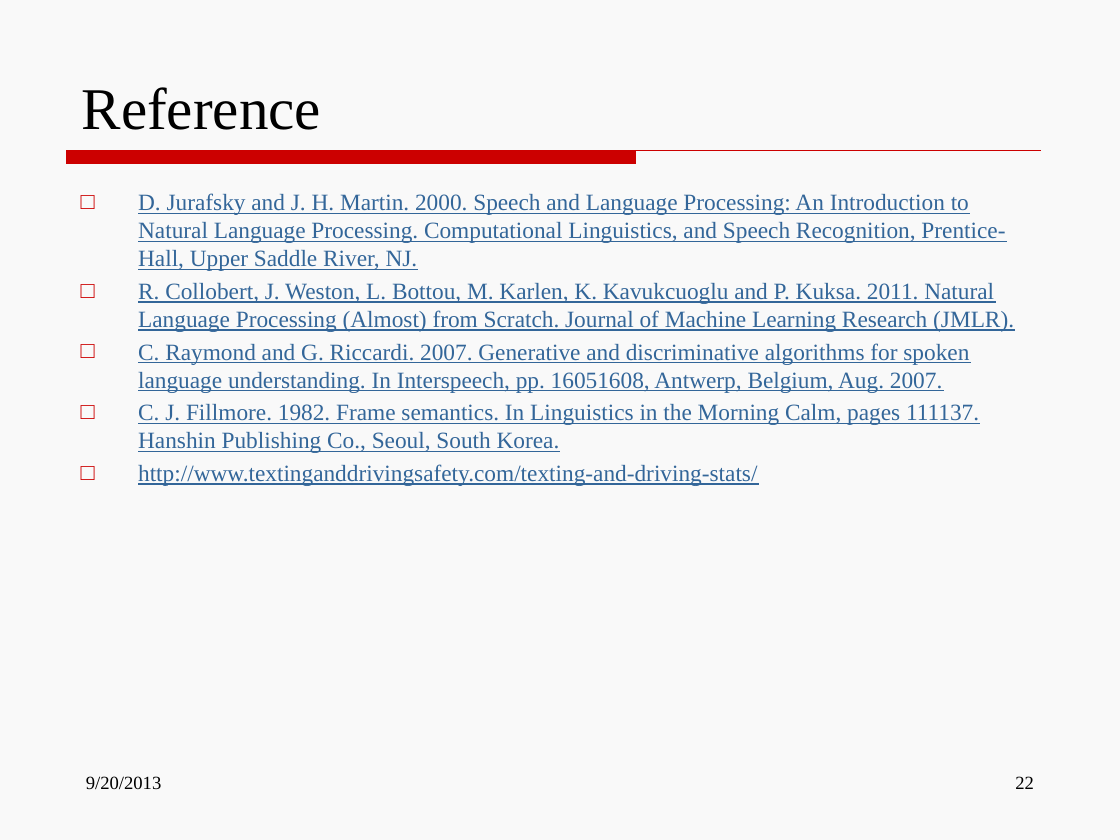
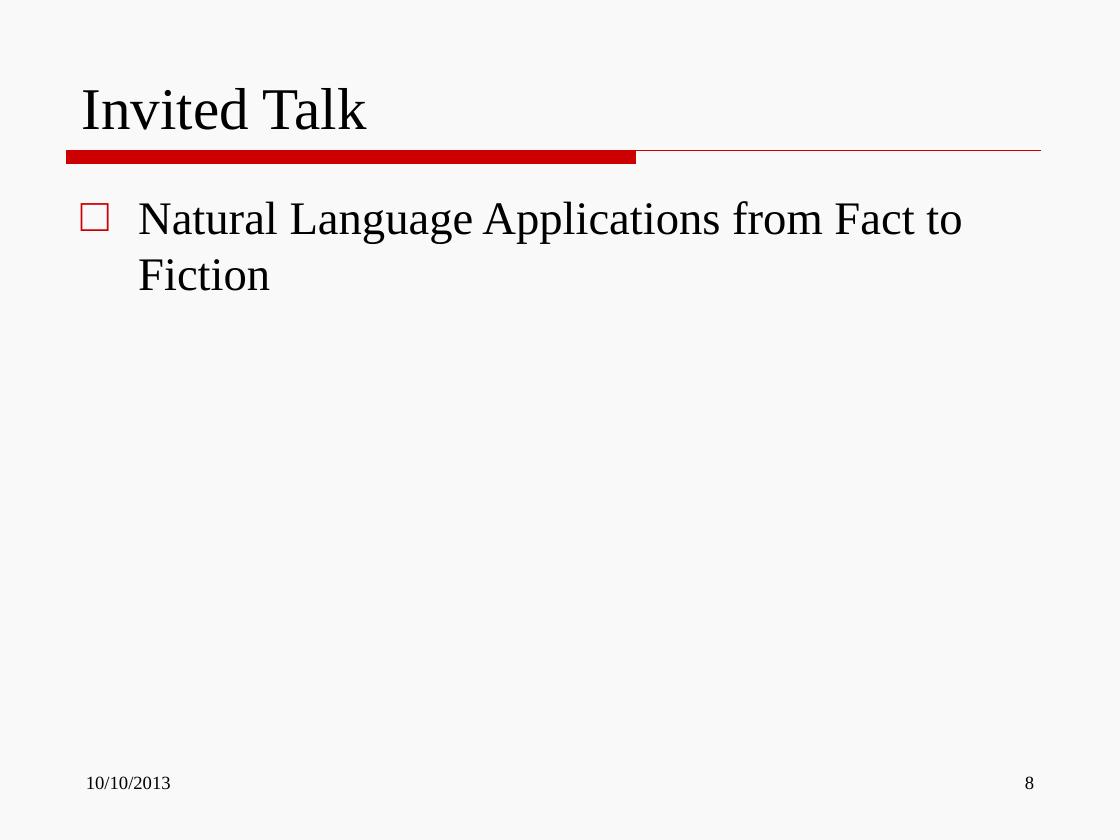
Before and after one commit to wencanluo/NLPFall2013, a slide deck: slide 8 of doc/10.04.2013 NAACL Report/NAACL 2013.pptx (slide 22 before the commit). Drawn at 1120x840 pixels with LibreOffice and Linux fonts; fonts in the diff are those of the drawing. Boxes give left, top, right and bottom in pixels: in the first picture for what was removed or moved away, otherwise in the second. Text is boxed around its words. In the diff, an @@ line names an element or a change of style, - is before the commit and + after.

```diff
--- a/doc/10.04.2013 NAACL Report/NAACL 2013.pptx
+++ b/doc/10.04.2013 NAACL Report/NAACL 2013.pptx
@@ title at box(82, 88, 367, 130): text changed @@
-Reference
+Invited Talk
@@ text at box(138, 201, 962, 291): text changed; size 15 to 30 pt; text colour #336699 to #000000 @@
-□ D. Jurafsky and J. H. Martin. 2000. Speech and Language Processing: An Introduction to Natural Language Processing. Computational Linguistics, and Speech Recognition, Prentice-Hall, Upper Saddle River, NJ.
-□ R. Collobert, J. Weston, L. Bottou, M. Karlen, K. Kavukcuoglu and P. Kuksa. 2011. Natural Language Processing (Almost) from Scratch. Journal of Machine Learning Research (JMLR).
-□ C. Raymond and G. Riccardi. 2007. Generative and discriminative algorithms for spoken language understanding. In Interspeech, pp. 16051608, Antwerp, Belgium, Aug. 2007.
-□ C. J. Fillmore. 1982. Frame semantics. In Linguistics in the Morning Calm, pages 111137. Hanshin Publishing Co., Seoul, South Korea.
-□ http://www.textinganddrivingsafety.com/texting-and-driving-stats/
+□ Natural Language Applications from Fact to Fiction
@@ text at box(86, 776, 171, 790): text changed @@
-9/20/2013
+10/10/2013
@@ page number at box(1025, 776, 1034, 790): text changed @@
-22
+8
```
Also in this commit, not shown: 2 other slides changed, 18 slides added, 19 slides removed, 3 other files.
